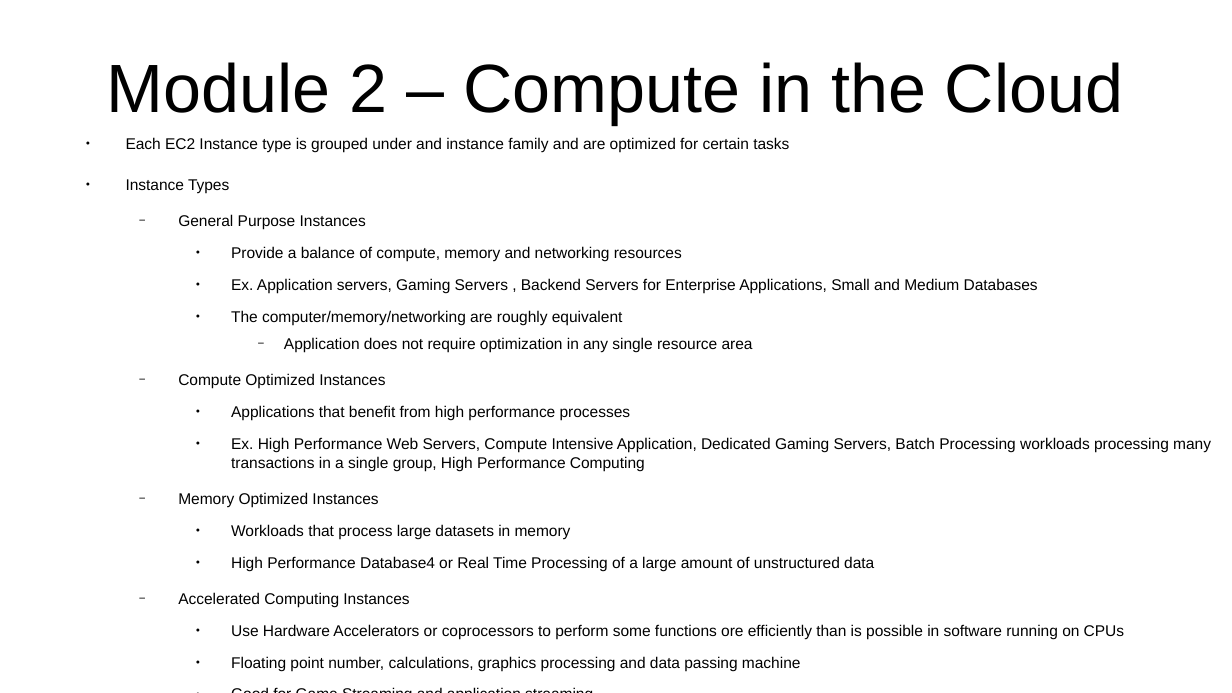
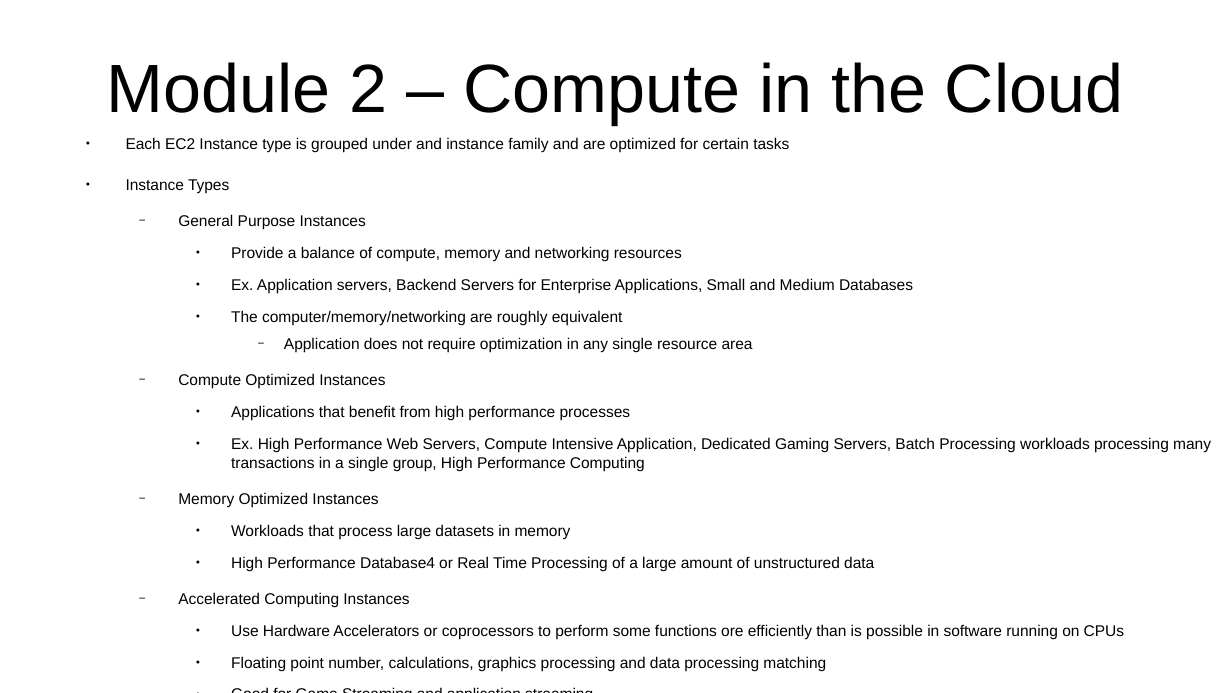
Before and after one commit to CharlesStockman/notesFromCourses, a slide deck: slide 8 of aws/cloud_practitioner/AWS.odp. Drawn at 1232x693 pixels with LibreOffice and Linux fonts; fonts in the diff are those of the drawing. Boxes give left, top, right and bottom in pixels: in the first picture for what was removed or moved away, otherwise in the second. Text is boxed around its words. In the diff, an @@ line names an element or a change of style, - is before the commit and + after.

```diff
--- a/aws/cloud_practitioner/AWS.odp
+++ b/aws/cloud_practitioner/AWS.odp
@@ text at box(231, 278, 913, 293): text changed @@
-    ● Ex. Application servers, Gaming Servers , Backend Servers for Enterprise Applications, Small and Medium Databases
+    ● Ex. Application servers, Backend Servers for Enterprise Applications, Small and Medium Databases
@@ text at box(231, 656, 826, 671): text changed @@
-    ● Floating point number, calculations, graphics processing and data passing machine
+    ● Floating point number, calculations, graphics processing and data processing matching
```
Also in this commit, not shown: 52 other slides changed, 5 slides added, 1 slide removed, 11 other files.
